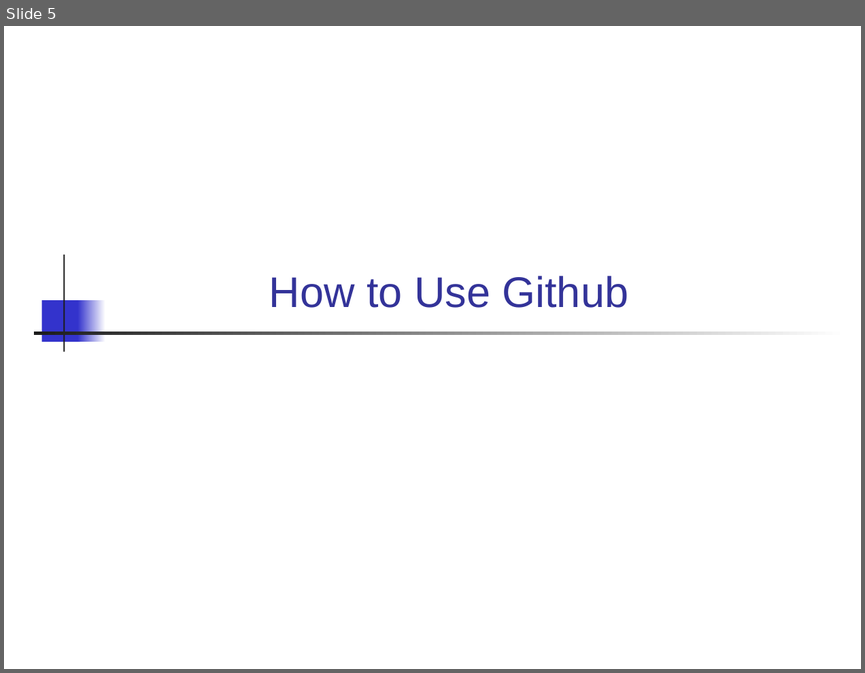
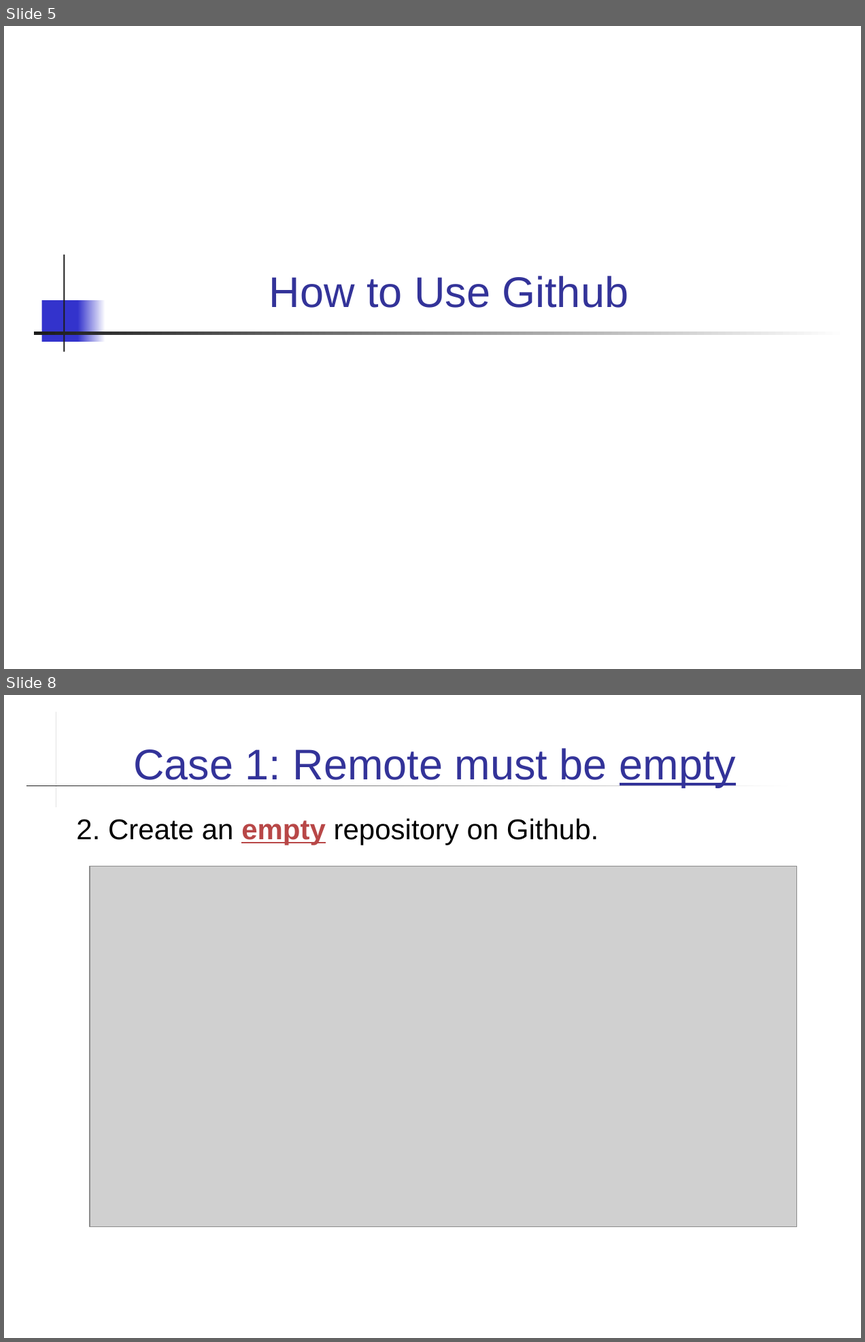
Before and after one commit to skeoop/skeoop.github.io, a slide deck: git/Using-Github.ppt. Shown one above the other, each under a label of ours: slide 5 before the commit, slides 5 and 8 after it; the slides between them are not shown. The pictures are 865x673 and 865x1342 pixels, drawn with LibreOffice and Linux fonts; fonts in the diff are those of the drawing; grey boxes stand for pictures. Boxes give left, top, right and bottom in pixels: in the first picture for what was removed or moved away, otherwise in the second. Text is boxed around its words. In the diff, an @@ line names an element or a change of style, - is before the commit and + after.

```diff
--- a/git/Using-Github.ppt
+++ b/git/Using-Github.ppt
@@ slide 8 added at [4,695,861,1338], background #FFFFFF @@
@@ rectangle added at [56,711,56,807], fill #1C1C1C @@
@@ title added at [133,748,736,787], 36 pt, text #333399 @@
+Case 1: Remote must be empty
@@ rectangle added at [26,786,794,786], fill gradient #FFFFFF to #1C1C1C @@
@@ text added at [76,818,598,845], 24 pt, text #000000 @@
+2. Create an empty repository on Github.
@@ picture added at [90,866,797,1227] @@
```
Also in this commit, not shown: 13 slides changed, 1 other slide added, 12 other files.
